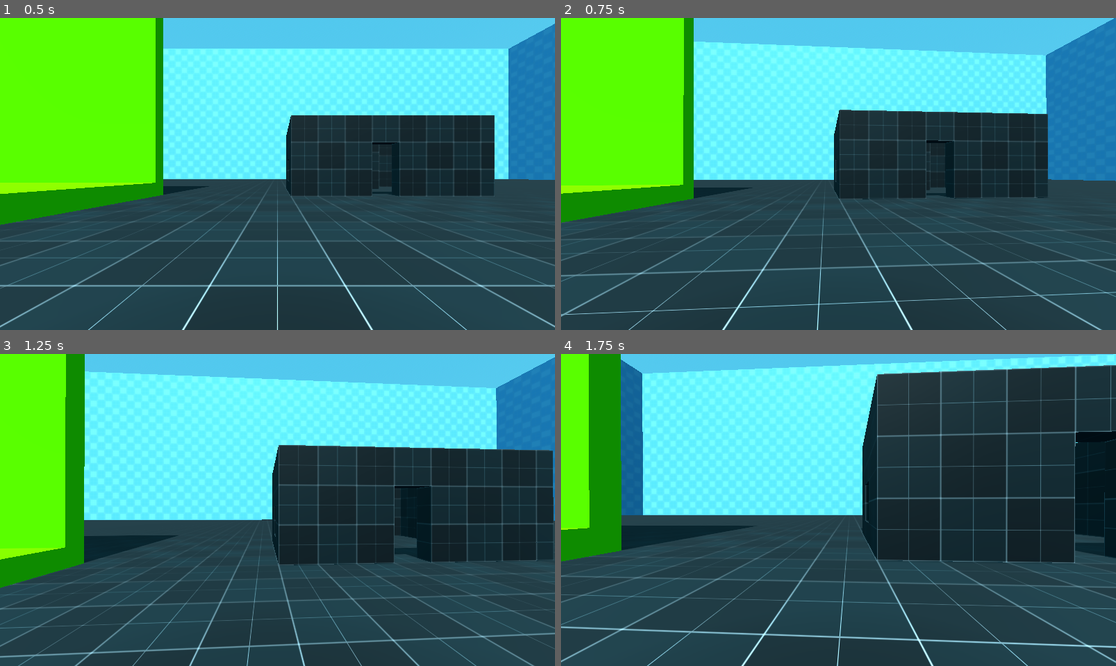
Above: before the commit, frames 1-4 (two rows, left to right).
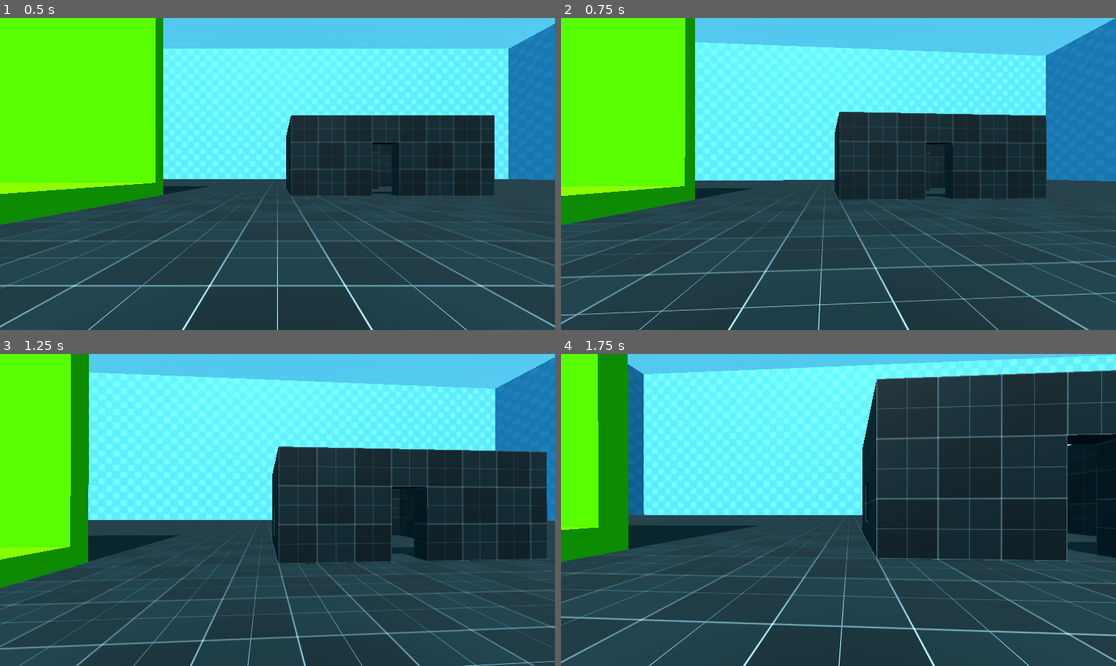
Above: after the commit, the same moments.

Repository: mom0367/Godot-3D-Game-Template
Game: Godot game, scene res://Test_Environment.tscn
The game is run twice, just before and just after one commit, with the same random seed, the same clock (stepped at 60 frames per second) and the same inputs.
Inputs (mouse positions are in pixels of both pictures, inside the frame that each line leads up to):
- Up to frame 1 (0.5 s): no input
- Up to frame 2 (0.75 s): move the mouse to (866, 174) at 0.52 s; hold W (Move_Forward) from 0.53 s (still down); tap Ctrl (Crouch) at 0.6 s
- Up to frame 3 (1.25 s): keep holding W (Move_Forward); tap Space (Jump) at 0.77 s
- Up to frame 4 (1.75 s): keep holding W (Move_Forward); move the mouse to (810, 510) at 1.27 s; click (810, 510) at 1.35 s; tap Space (Jump) at 1.52 s

Frame 1 is identical in both runs. In frame 2, 6.0% of the frame differs, in the area x 0-100%, y 0-100%; in frame 3, 6.3%; in frame 4, 9.6%.

Commit message:
Forgot to reenable crouching oops

Diff:
--- a/Test_Environment.tscn
+++ b/Test_Environment.tscn
@@ -326,7 +326,6 @@
 
 [node name="Player_Character" parent="Players" unique_id=1452749356 instance=ExtResource("10_dbicm")]
 transform = Transform3D(1, 0, 0, 0, 1, 0, 0, 0, 1, 0, 2.25, 0)
-crouch_allowed = false
 
 [node name="Player_Spawner" type="MultiplayerSpawner" parent="." unique_id=1529968100]
 spawn_path = NodePath("../Players")
